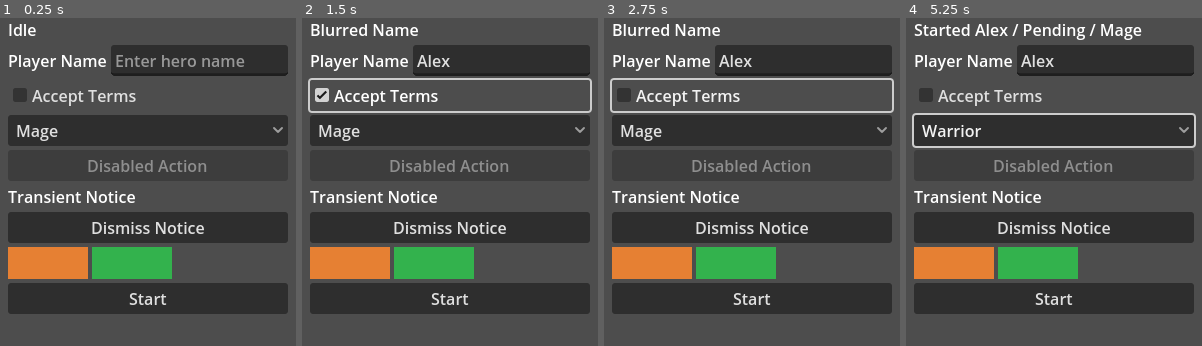
Above: before the commit, frames 1-4 (left to right).
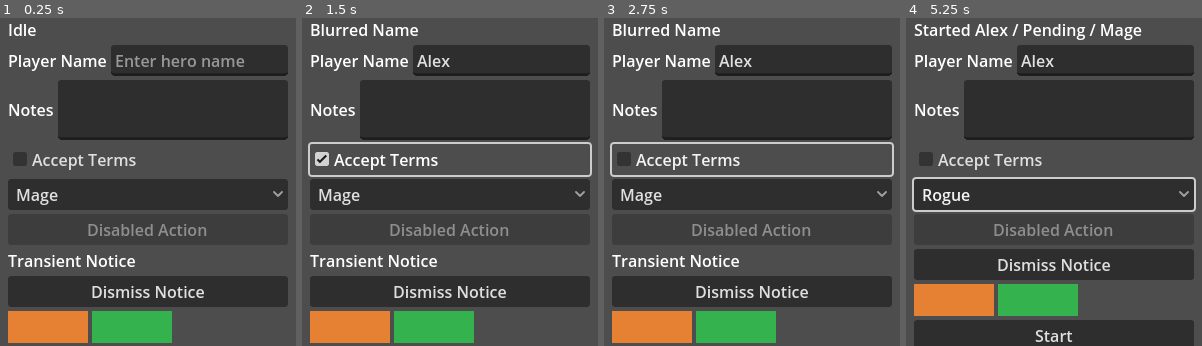
Above: after the commit, the same moments.

Repository: mewhhaha/godoteer
Game: Godot game, scene res://scenes/sample_app.tscn
Same seed, same stepped clock (60 frames per second), same inputs: the game is played once before the commit and once after it.
Inputs (mouse positions are in pixels of both pictures, inside the frame that each line leads up to):
- Up to frame 1 (0.25 s): no input
- Up to frame 2 (1.5 s): click (500, 60) at 0.52 s; type "Alex" at 0.6 s; click "Accept Terms" at 1.25 s
- Up to frame 3 (2.75 s): click "Accept Terms" at 2 s
- Up to frame 4 (5.25 s): click (1054, 300) at 2.75 s, where only the run before the commit has a clickable "Start"; click "Start" at 3.5 s; click "Mage" at 4.25 s; click "Dismiss Notice" at 5 s

The runs differ from the first frame. In frame 1, 37% of the frame differs, in the area x 2-98%, y 18-100%; in frame 2, 39%; in frame 3, 39%; in frame 4, 51%.

Commit message:
Unlock checkbox clicks and TextEdit signals for world-class UX
Co-authored-by: Codex <noreply@openai.com>

Diff:
--- a/sample_project/scenes/sample_app.tscn
+++ b/sample_project/scenes/sample_app.tscn
@@ -35,6 +35,19 @@
 size_flags_horizontal = 3
 placeholder_text = "Enter hero name"
 accessibility_description = "Type player name before starting"
+
+[node name="NotesRow" type="HBoxContainer" parent="FormPanel"]
+layout_mode = 2
+
+[node name="NotesLabel" type="Label" parent="FormPanel/NotesRow"]
+layout_mode = 2
+text = "Notes"
+
+[node name="NotesInput" type="TextEdit" parent="FormPanel/NotesRow"]
+custom_minimum_size = Vector2(0, 60)
+layout_mode = 2
+size_flags_horizontal = 3
+accessibility_description = "Type freeform notes"
 
 [node name="TermsToggle" type="CheckBox" parent="FormPanel"]
 layout_mode = 2
--- a/sample_project/scripts/sample_app.gd
+++ b/sample_project/scripts/sample_app.gd
@@ -3,6 +3,7 @@
 @onready var status_label: Label = $FormPanel/StatusLabel
 @onready var action_button: Button = $FormPanel/ActionButton
 @onready var name_input: LineEdit = $FormPanel/NameRow/NameInput
+@onready var notes_input: TextEdit = $FormPanel/NotesRow/NotesInput
 @onready var terms_toggle: CheckBox = $FormPanel/TermsToggle
 @onready var role_select: OptionButton = $FormPanel/RoleSelect
 @onready var hidden_message: Label = $FormPanel/HiddenMessage
@@ -21,6 +22,7 @@
 	dismiss_notice_button.pressed.connect(_on_dismiss_notice_pressed)
 	name_input.focus_entered.connect(_on_name_focus_entered)
 	name_input.focus_exited.connect(_on_name_focus_exited)
+	notes_input.text_changed.connect(_on_notes_changed)
 	terms_toggle.mouse_entered.connect(_on_terms_mouse_entered)
 	drag_handle.gui_input.connect(_on_drag_handle_gui_input)
 	drop_zone.gui_input.connect(_on_drop_zone_gui_input)
@@ -49,6 +51,10 @@
 
 func _on_terms_mouse_entered() -> void:
 	status_label.text = "Hover Terms"
+
+
+func _on_notes_changed() -> void:
+	status_label.text = "Notes: %s" % notes_input.text
 
 
 func _on_drag_handle_gui_input(event: InputEvent) -> void:
--- a/sample_project/tests/scene/smoke_test.gd
+++ b/sample_project/tests/scene/smoke_test.gd
@@ -9,7 +9,9 @@
 	var status := form.get_by_node_name("StatusLabel")
 	var start_button := form.get_by_role("button", {"name": "Start"})
 	var name_field := form.get_by_role("textbox", {"name": "Player Name"})
+	var notes_field := form.get_by_role("textbox", {"name": "Notes"})
 	var label_field := form.get_by_label_text("Player Name")
+	var notes_label_field := form.get_by_label_text("Notes")
 	var placeholder_field := form.get_by_placeholder_text("Enter hero name")
 	var terms_toggle := form.get_by_role("checkbox", {"name": "Accept Terms"})
 	var role_select := form.get_by_role("combobox", {"name": "Role"})
@@ -29,7 +31,10 @@
 	await start_button.to_have_accessible_description("Starts sample flow")
 	await name_field.to_have_accessible_name("Player Name")
 	await name_field.to_have_accessible_description("Type player name before starting")
+	await notes_field.to_have_accessible_name("Notes")
+	await notes_field.to_have_accessible_description("Type freeform notes")
 	expect(name_field.node() == label_field.node(), "Role and label query should find same input")
+	expect(notes_field.node() == notes_label_field.node(), "Notes role and label query should find same input")
 	expect(name_field.node() == placeholder_field.node(), "Placeholder query should find same input")
 	expect(role_select.value() == "Mage", "Combobox should start at first option")
 	screen.expect_accessible_name(start_button, "Start")
@@ -74,12 +79,19 @@
 func test_checkbox_and_clear_actions(driver: GodoteerDriver) -> void:
 	var screen := await driver.screen(SAMPLE_APP)
 	var form := screen.within(screen.get_by_node_name("FormPanel"))
+	var status := form.get_by_node_name("StatusLabel")
 	var name_field := form.get_by_role("textbox", {"name": "Player Name"})
+	var notes_field := form.get_by_role("textbox", {"name": "Notes"})
 	var terms_toggle := form.get_by_role("checkbox", {"name": "Accept Terms"})
 
 	await name_field.fill("Temp")
 	await name_field.clear()
 	await name_field.to_have_value("")
+	await notes_field.fill("Journal")
+	await notes_field.to_have_value("Journal")
+	await status.to_have_text("Notes: Journal")
+	await terms_toggle.click()
+	await terms_toggle.to_have_value(true)
 	await terms_toggle.check()
 	await terms_toggle.to_have_value(true)
 	await terms_toggle.uncheck()
Not shown, changed: sample_project/addons/godoteer/screen.gd
